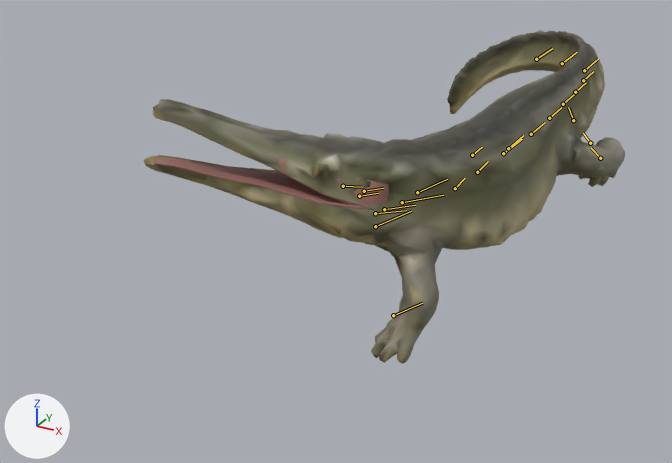
Before and after pictures for a commit that changed the glTF model public/assets/triassic/creatures/aphaneramma.puppet.glb.
One viewpoint serves both versions: a 50 mm camera at (2.25, -6.18, 2.24) aimed at (-0.7, -0.81, -0.45). The lights are fixed; the arrows at lower left show +X, +Y and +Z. The picture after the commit comes second. Both versions are drawn at frame 5 of the action 'Ability'; the numbers are the values there. The bones that change, and the others that lie on the model, are drawn over the model as lines.

In view in the first picture: 'Aphaneramma procedural volume twin', 'Aphaneramma procedural volume twin lower jaw', 'Oral cavity lining'.
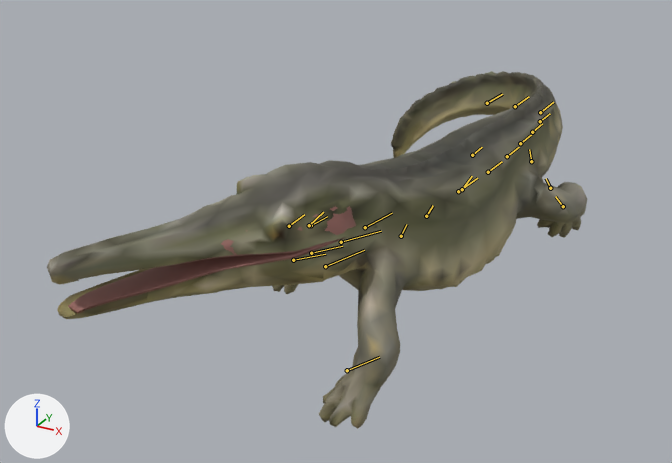
What differs and where, as boxes [x1, y1, x2, y2] in the pictures (672 x 463 px):
'Aphaneramma procedural volume twin', posed (14% wider, 7% taller): before [153, 30, 625, 364]; after [47, 71, 587, 429]
'Aphaneramma procedural volume twin lower jaw', posed: before [144, 155, 376, 245]; after [57, 237, 359, 319]
'Oral cavity lining', posed: before [154, 121, 389, 210]; after [68, 206, 356, 314]
bone 'body', root to tip: before (503, 153) to (522, 139); after (458, 191) to (477, 178)
bone 'chest', root to tip: before (417, 192) to (447, 179); after (365, 227) to (392, 213)
bone 'fore_upper_L', root to tip: before (402, 202) to (443, 195); after (341, 242) to (381, 231)
bone 'fore_upper_R', root to tip: before (375, 226) to (411, 211); after (325, 266) to (364, 250)
bone 'neck_00', root to tip: before (364, 191) to (383, 188); after (311, 225) to (327, 216)
bone 'skull', root to tip: before (343, 186) to (362, 187); after (289, 226) to (304, 214)
bone 'jaw', root to tip: before (359, 196) to (378, 193); after (309, 225) to (323, 212)
bone 'hind_upper_L', root to tip: before (508, 148) to (523, 135); after (462, 189) to (472, 176)
bone 'hind_upper_R', root to tip: before (573, 120) to (568, 107); after (531, 161) to (529, 149)

The change in detail:
Bone 'body' (bone_body) moves from (0.0, 0.071, 0.0) to (0.0, -0.803, 0.0).
Bone 'body' (bone_body) turns from (3, 0, -5) to (-2, 0, -1) degrees about its own x, y and z.
Bone 'chest' (bone_chest) turns from (0, 0, -13) to (0, 0, -4) degrees about its own x, y and z.
Bone 'fore_upper_L' (bone_fore_upper_l) turns from (0, 0, -25) to (0, 0, -19) degrees about its own x, y and z.
Bone 'fore_upper_R' (bone_fore_upper_r) turns from (0, 0, -2) to (0, 0, -8) degrees about its own x, y and z.
Bone 'neck_00' (bone_neck_00) turns from (-4, 0, -19) to (6, 0, -6) degrees about its own x, y and z.
Bone 'skull' (bone_skull) turns from (-8, 0, -10) to (9, 0, -3) degrees about its own x, y and z.
Bone 'jaw' (bone_jaw) turns from (13, 0, 0) to (8, 0, 0) degrees about its own x, y and z.
Bone 'hind_upper_L' (bone_hind_upper_l) turns from (0, 0, 2) to (0, 0, 9) degrees about its own x, y and z.
Bone 'hind_upper_R' (bone_hind_upper_r) turns from (0, 0, 27) to (0, 0, 21) degrees about its own x, y and z.
